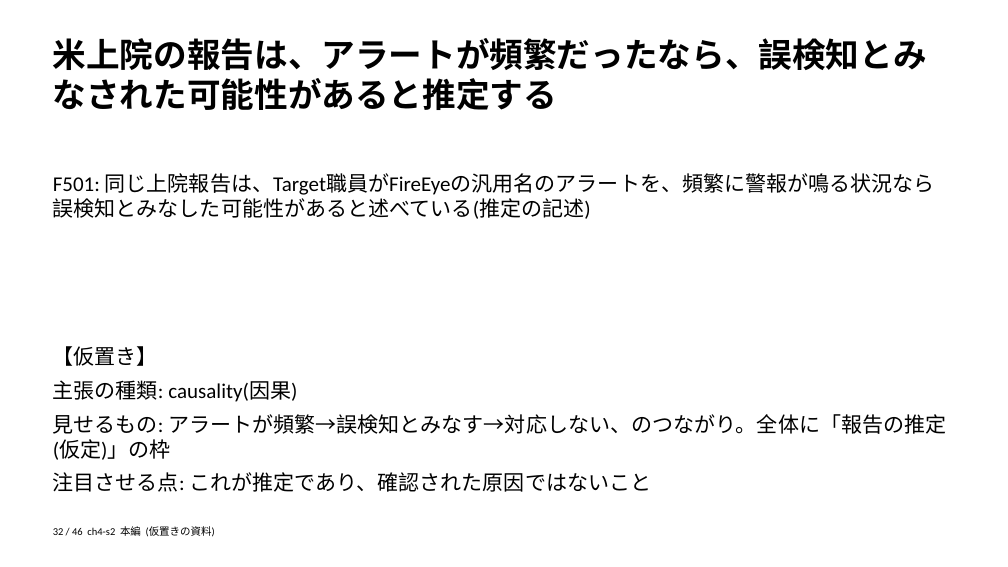
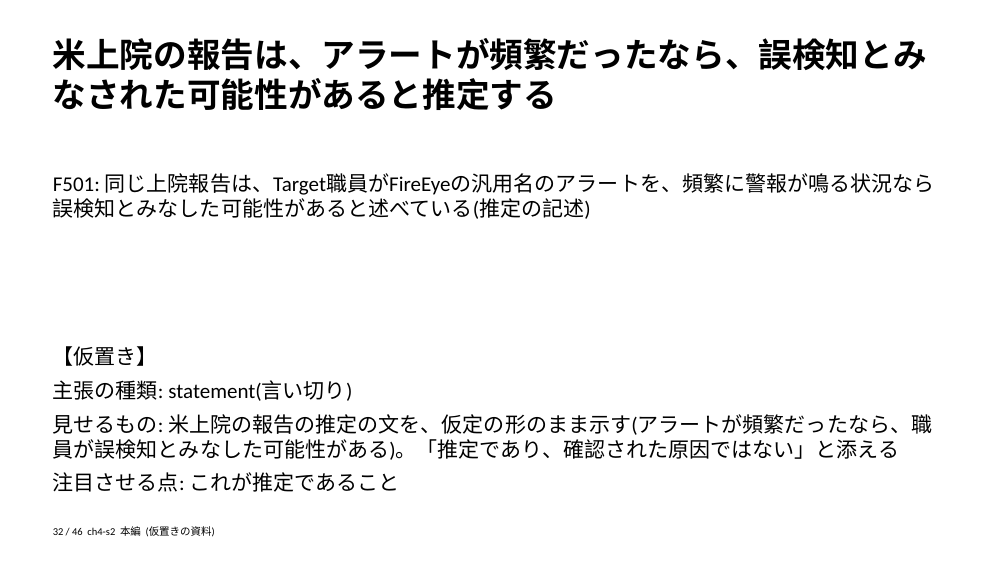
Before and after one commit to zyuuryuu/PPTX-Planner, a slide deck: slide 32 of trial/deck/preview/placeholder.pptx. Drawn at 1008x567 pixels with LibreOffice and Linux fonts; fonts in the diff are those of the drawing. Boxes give left, top, right and bottom in pixels: in the first picture for what was removed or moved away, otherwise in the second. Text is boxed around its words. In the diff, an @@ line names an element or a change of style, - is before the commit and + after.

```diff
--- a/trial/deck/preview/placeholder.pptx
+++ b/trial/deck/preview/placeholder.pptx
@@ text at (x1=53, y1=380, x2=932, y2=492): text changed @@
-主張の種類: causality(因果)
-見せるもの: アラートが頻繁→誤検知とみなす→対応しない、のつながり。全体に「報告の推定(仮定)」の枠
-注目させる点: これが推定であり、確認された原因ではないこと
+主張の種類: statement(言い切り)
+見せるもの: 米上院の報告の推定の文を、仮定の形のまま示す(アラートが頻繁だったなら、職員が誤検知とみなした可能性がある)。「推定であり、確認された原因ではない」と添える
+注目させる点: これが推定であること
```
Also in this commit, not shown: 28 other slides changed, 4 other files.
